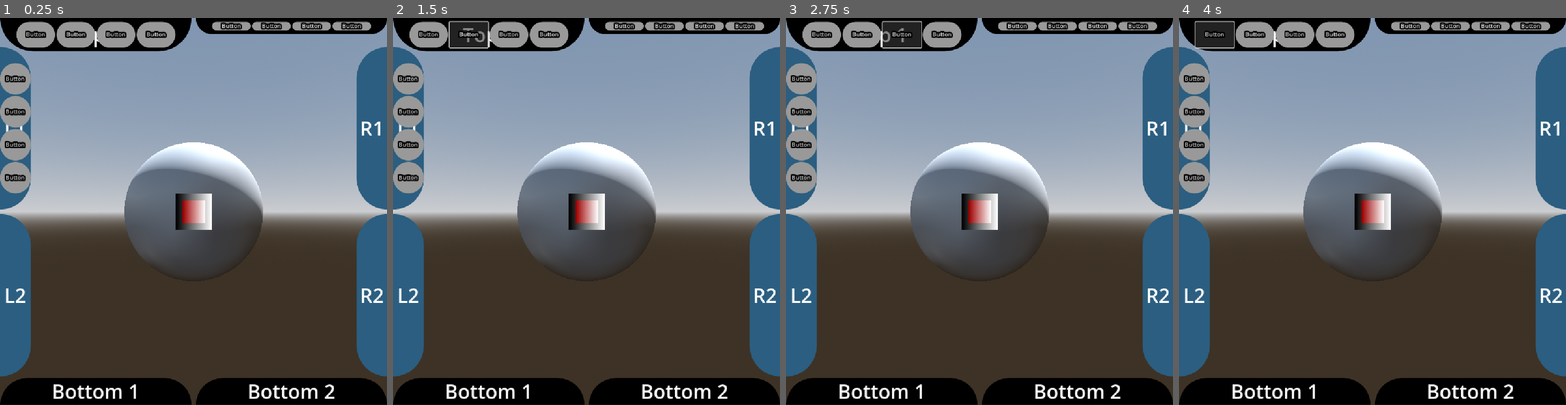
Above: before the commit, frames 1-4 (left to right).
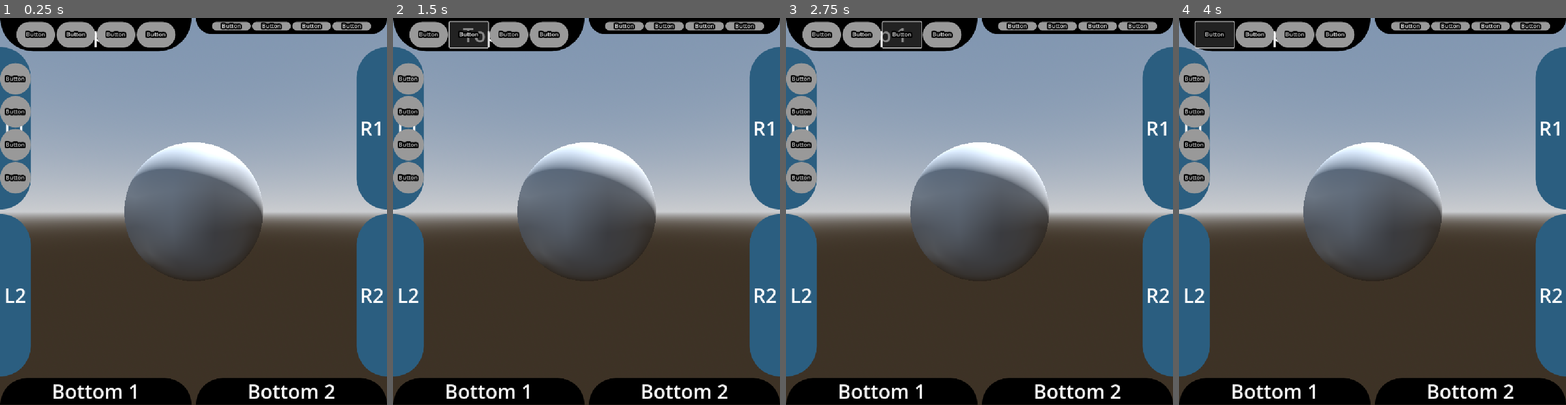
Above: after the commit, the same moments.

Repository: HyperGameDev/mobile_template
Game: Godot game, scene res://3D_Scene.tscn
Two runs of this game, one before a commit and one after it. Both use one fixed random seed, a clock stepped at 60 frames per second and the inputs below.
Inputs:
- Up to frame 1 (0.25 s): no input
- Up to frame 2 (1.5 s): click "Button" at 0.5 s; click "Button" at 1.25 s
- Up to frame 3 (2.75 s): click "Button" at 2 s
- Up to frame 4 (4 s): click "Button" at 2.75 s; click "Button" at 3.5 s

The runs differ from the first frame. In frame 1, 0.8% of the frame differs, in the area x 45-55%, y 45-55%; in frame 2, 0.8%; in frame 3, 0.8%; in frame 4, 0.8%.

Commit message:
Joystick has inversion settings, is a resource, it's great

Diff:
--- a/2D_Scene.tscn
+++ b/2D_Scene.tscn
@@ -1,7 +1,7 @@
-[gd_scene load_steps=7 format=3 uid="uid://b8wax5wkc4t06"]
+[gd_scene load_steps=6 format=3 uid="uid://b8wax5wkc4t06"]
 
 [ext_resource type="PackedScene" uid="uid://dgsem1bka8ixa" path="res://ui.tscn" id="1_qiypj"]
-[ext_resource type="PackedScene" uid="uid://c27fcy41rk11c" path="res://mobile_inputs.tscn" id="2_aeh7r"]
+[ext_resource type="Script" uid="uid://ddov6th4qs3e7" path="res://character_example_2D.gd" id="2_aeh7r"]
 
 [sub_resource type="Gradient" id="Gradient_aeh7r"]
 offsets = PackedFloat32Array(0)
@@ -10,12 +10,17 @@
 [sub_resource type="GradientTexture2D" id="GradientTexture2D_bkuh8"]
 gradient = SubResource("Gradient_aeh7r")
 
-[sub_resource type="Gradient" id="Gradient_qiypj"]
-
-[sub_resource type="GradientTexture2D" id="GradientTexture2D_aeh7r"]
-gradient = SubResource("Gradient_qiypj")
-width = 300
-height = 300
+[sub_resource type="StyleBoxFlat" id="StyleBoxFlat_qiypj"]
+bg_color = Color(0.697176, 0.718067, 1, 1)
+border_width_left = 20
+border_width_top = 20
+border_width_right = 20
+border_width_bottom = 20
+border_color = Color(0, 0, 0, 1)
+corner_radius_top_left = 100
+corner_radius_top_right = 100
+corner_radius_bottom_right = 100
+corner_radius_bottom_left = 100
 
 [node name="Node2D" type="Node2D"]
 
@@ -38,7 +43,7 @@
 grow_vertical = 2
 texture = SubResource("GradientTexture2D_bkuh8")
 
-[node name="MarginContainer" type="MarginContainer" parent="."]
+[node name="Character_Example_2D" type="MarginContainer" parent="."]
 anchors_preset = 8
 anchor_left = 0.5
 anchor_top = 0.5
@@ -50,13 +55,13 @@
 offset_bottom = 540.0
 grow_horizontal = 2
 grow_vertical = 2
+script = ExtResource("2_aeh7r")
 
-[node name="TextureRect" type="TextureRect" parent="MarginContainer"]
+[node name="Panel" type="Panel" parent="Character_Example_2D"]
+custom_minimum_size = Vector2(200, 200)
 layout_mode = 2
 size_flags_horizontal = 4
 size_flags_vertical = 4
-texture = SubResource("GradientTexture2D_aeh7r")
+theme_override_styles/panel = SubResource("StyleBoxFlat_qiypj")
 
 [node name="Camera2D" type="Camera2D" parent="."]
-
-[node name="Mobile_Inputs" parent="." instance=ExtResource("2_aeh7r")]
--- a/3D_Scene.tscn
+++ b/3D_Scene.tscn
@@ -1,7 +1,7 @@
 [gd_scene load_steps=7 format=3 uid="uid://dclluhaemgv1w"]
 
 [ext_resource type="PackedScene" uid="uid://dgsem1bka8ixa" path="res://ui.tscn" id="1_0eaod"]
-[ext_resource type="PackedScene" uid="uid://c27fcy41rk11c" path="res://mobile_inputs.tscn" id="2_hvquj"]
+[ext_resource type="Script" uid="uid://bu6uaeee8jiuv" path="res://character_example_3D.gd" id="2_hvquj"]
 
 [sub_resource type="ProceduralSkyMaterial" id="ProceduralSkyMaterial_h85dv"]
 sky_horizon_color = Color(0.662243, 0.671743, 0.686743, 1)
@@ -32,7 +32,6 @@
 [node name="Camera3D" type="Camera3D" parent="."]
 transform = Transform3D(1, 0, 0, 0, 1, 0, 0, 0, 1, 0, 0, 1.88128)
 
-[node name="MeshInstance3D" type="MeshInstance3D" parent="."]
+[node name="Character_Example_3D" type="MeshInstance3D" parent="."]
 mesh = SubResource("SphereMesh_aitlf")
-
-[node name="Mobile_Inputs" parent="." instance=ExtResource("2_hvquj")]
+script = ExtResource("2_hvquj")
--- /dev/null
+++ b/Mobile_Input/Mobile_Input_Config.gd
@@ -0,0 +1,25 @@
+class_name Mobile_Input_Config extends Resource
+
+@export var joystick_type: joystick_types
+enum joystick_types {
+	FLOATING, ##A single joystick appears wherever the player touches, and stays there until the next touch.
+	FLOATING_BOTTOM, ##A single joystick appears wherever the player touches if that touch is in the lower half of the screen, and it stays there until the next touch.
+	FLOATING_BOTTOM_LEFT, ##A single joystick appears wherever the player touches if that touch is in the bottom-left side of the screen.
+	FLOATING_BOTTOM_RIGHT, ##A single joystick appears wherever the player touches if that touch is in the bottom-right side of the screen.
+	FLOATING_DYNAMIC, ##A single joystick follows the player's touch constantly instead of staying put at the initial touch position.
+	#FIXED_CUSTOM_SINGLE, ##A single joystick is fixed to a custom position on the screen. This joystick will no longer float, but only respond if touched at its specific position.
+	#TWIN_FLOATING, ##A left joystick appears whenever the player touches anywhere on the left side of the screen; a right joystick appears whenever the player touches anywhere on the right side of the screen.
+	#TWIN_FLOATING_BOTTOM, ##Same as TWIN_FLOATING except only applies to the bottom half of the screen.
+	#TWIN_FIXED ##A left and right joystick are fixed to the screen and will not activate unless directly pressed.
+	#FIXED_CUSTOM_TWIN, ##A left and right joystick are fixed to custom positions on the screen. These joysticks will not float, but only respond if touched at their specific positions.
+	}
+
+@export var joystick_visibility: joystick_visibilities
+enum joystick_visibilities {
+	ON_TOUCH, ##Joystick only appears when the player is touching the screen,
+	ALWAYS, ##Joystick is always visible.
+	NEVER ##Joystick is never visible.
+	}
+
+@export var invert_y_axis: bool = false
+@export var movement_in_3D: bool = false
--- /dev/null
+++ b/Mobile_Input/Mobile_Input_Config.tres
@@ -0,0 +1,11 @@
+[gd_resource type="Resource" script_class="Mobile_Input_Config" load_steps=2 format=3 uid="uid://b5i4fwanajx0h"]
+
+[ext_resource type="Script" uid="uid://cfajmbvvdaqhx" path="res://Mobile_Input/Mobile_Input_Config.gd" id="1_qken3"]
+
+[resource]
+script = ExtResource("1_qken3")
+joystick_type = 0
+joystick_visibility = 0
+invert_y_axis = false
+movement_in_3D = true
+metadata/_custom_type_script = "uid://cfajmbvvdaqhx"
--- /dev/null
+++ b/character_example_2D.gd
@@ -0,0 +1,14 @@
+extends MarginContainer
+
+const SPEED: float = 300.
+
+var joystick_single_output: Vector2
+
+func _ready() -> void:
+	MobileInputs.joystick_single_output.connect(_on_joystick_single_output)
+
+func _physics_process(delta: float) -> void:
+	global_position += joystick_single_output * SPEED * delta
+
+func _on_joystick_single_output(pressured_direction:Vector2) -> void:
+	joystick_single_output = pressured_direction
--- /dev/null
+++ b/character_example_3D.gd
@@ -0,0 +1,15 @@
+extends Node3D
+
+const SPEED: float = 1.
+
+var joystick_single_output: Vector2
+
+func _ready() -> void:
+	MobileInputs.joystick_single_output.connect(_on_joystick_single_output)
+
+func _physics_process(delta: float) -> void:
+	global_position.x += joystick_single_output.x * SPEED * delta
+	global_position.y += joystick_single_output.y * SPEED * delta
+
+func _on_joystick_single_output(pressured_direction:Vector2) -> void:
+	joystick_single_output = pressured_direction
--- a/mobile_inputs.gd
+++ b/mobile_inputs.gd
@@ -1,25 +1,9 @@
 extends CanvasLayer
 
-@export var joystick_type: joystick_types
-enum joystick_types {
-	FLOATING, ##A single joystick appears wherever the player touches, and stays there until the next touch.
-	FLOATING_BOTTOM, ##A single joystick appears wherever the player touches if that touch is in the lower half of the screen, and it stays there until the next touch.
-	FLOATING_BOTTOM_LEFT, ##A single joystick appears wherever the player touches if that touch is in the bottom-left side of the screen.
-	FLOATING_BOTTOM_RIGHT, ##A single joystick appears wherever the player touches if that touch is in the bottom-right side of the screen.
-	FLOATING_DYNAMIC, ##A single joystick follows the player's touch constantly instead of staying put at the initial touch position.
-	#FIXED_CUSTOM_SINGLE, ##A single joystick is fixed to a custom position on the screen. This joystick will no longer float, but only respond if touched at its specific position.
-	#TWIN_FLOATING, ##A left joystick appears whenever the player touches anywhere on the left side of the screen; a right joystick appears whenever the player touches anywhere on the right side of the screen.
-	#TWIN_FLOATING_BOTTOM, ##Same as TWIN_FLOATING except only applies to the bottom half of the screen.
-	#TWIN_FIXED ##A left and right joystick are fixed to the screen and will not activate unless directly pressed.
-	#FIXED_CUSTOM_TWIN, ##A left and right joystick are fixed to custom positions on the screen. These joysticks will not float, but only respond if touched at their specific positions.
-	}
+@warning_ignore_start("unused_signal")
+signal joystick_single_output(delta:float,pressured_direction:Vector2)
 
-@export var joystick_visibility: joystick_visibilities
-enum joystick_visibilities {
-	ON_TOUCH, ##Joystick only appears when the player is touching the screen,
-	ALWAYS, ##Joystick is always visible.
-	NEVER ##Joystick is never visible.
-	}
+var mobile_input_config: Mobile_Input_Config = load("res://Mobile_Input/Mobile_Input_Config.tres")
 
 var input_array: Array[PackedScene] = [
 	load("res://touch_joystick.tscn"),
@@ -29,30 +13,30 @@
 	setup_joystick()
 
 func setup_joystick() -> void:
-	match joystick_visibility:
-		joystick_visibilities.ON_TOUCH:
+	match mobile_input_config.joystick_visibilities:
+		mobile_input_config.joystick_visibilities.ON_TOUCH:
 			%Touch_Joystick.visibility = %Touch_Joystick.visibilities.TOUCH
-		joystick_visibilities.ALWAYS:
+		mobile_input_config.joystick_visibilities.ALWAYS:
 			%Touch_Joystick.visibility = %Touch_Joystick.visibilities.ALWAYS
-		joystick_visibilities.NEVER:
+		mobile_input_config.joystick_visibilities.NEVER:
 			%Touch_Joystick.visibility = %Touch_Joystick.visibilities.NEVER
 
 	%Touch_Joystick.set_visibility(false)
 
-	match joystick_type:
-		joystick_types.FLOATING:
+	match mobile_input_config.joystick_type:
+		mobile_input_config.joystick_types.FLOATING:
 			%Touch_Joystick.pos_type = %Touch_Joystick.pos_types.FLOATING
 			%Touch_Joystick.float_type = %Touch_Joystick.float_types.FULL
-		joystick_types.FLOATING_BOTTOM:
+		mobile_input_config.joystick_types.FLOATING_BOTTOM:
 			%Touch_Joystick.pos_type = %Touch_Joystick.pos_types.FLOATING
 			%Touch_Joystick.float_type = %Touch_Joystick.float_types.BOTTOM
-		joystick_types.FLOATING_BOTTOM_LEFT:
+		mobile_input_config.joystick_types.FLOATING_BOTTOM_LEFT:
 			%Touch_Joystick.pos_type = %Touch_Joystick.pos_types.FLOATING
 			%Touch_Joystick.float_type = %Touch_Joystick.float_types.BOTTOM_LEFT
-		joystick_types.FLOATING_BOTTOM_RIGHT:
+		mobile_input_config.joystick_types.FLOATING_BOTTOM_RIGHT:
 			%Touch_Joystick.pos_type = %Touch_Joystick.pos_types.FLOATING
 			%Touch_Joystick.float_type = %Touch_Joystick.float_types.BOTTOM_RIGHT
-		joystick_types.FLOATING_DYNAMIC:
+		mobile_input_config.joystick_types.FLOATING_DYNAMIC:
 			%Touch_Joystick.pos_type = %Touch_Joystick.pos_types.FLOATING
 			%Touch_Joystick.base_mode = %Touch_Joystick.base_modes.DYNAMIC
 
--- a/mobile_inputs.tscn
+++ b/mobile_inputs.tscn
@@ -5,8 +5,6 @@
 
 [node name="Mobile_Inputs" type="CanvasLayer"]
 script = ExtResource("1_1qr43")
-joystick_type = 4
-joystick_visibility = 1
 
 [node name="Touch_Joystick" parent="." instance=ExtResource("2_1qr43")]
 unique_name_in_owner = true
--- a/project.godot
+++ b/project.godot
@@ -14,6 +14,10 @@
 run/main_scene="uid://dclluhaemgv1w"
 config/features=PackedStringArray("4.4", "GL Compatibility")
 config/icon="res://icon.svg"
+
+[autoload]
+
+MobileInputs="*res://mobile_inputs.tscn"
 
 [debug]
 
--- a/touch_joystick.gd
+++ b/touch_joystick.gd
@@ -18,20 +18,24 @@
 var radius = 35
 
 func _input(event):
-	#print(get_direction())
+	MobileInputs.joystick_single_output.emit(get_direction())
 	if event is InputEventScreenTouch:
 		if event.is_pressed():
 			check_joystick_type(event)
-			set_visibility(true)
+			if touch_is_in_region(event.position):
+				set_visibility(true)
 		else:
 			center_joystick_to_screen()
-			set_visibility(false)
+			if touch_is_in_region(event.position):
+				set_visibility(false)
 
 	elif event is InputEventScreenDrag:
 		if event.pressure:
-			set_visibility(true)
+			if touch_is_in_region(event.position):
+				set_visibility(true)
 		else:
-			set_visibility(false)
+			if touch_is_in_region(event.position):
+				set_visibility(false)
 		var base_center = %Base.position + %Base.texture.get_size() / 2
 
 		match base_mode:
@@ -53,7 +57,14 @@
 func get_direction() -> Vector2:
 	var base_center: Vector2 = %Base.position + %Base.texture.get_size() / 2
 	var tracker_center: Vector2 = %Tracker.global_position + %Tracker.texture.get_size() / 2
-	return (tracker_center - base_center).normalized()
+	var direction: Vector2 = (tracker_center - base_center).normalized()
+	if MobileInputs.mobile_input_config.invert_y_axis:
+		if not MobileInputs.mobile_input_config.movement_in_3D:
+			direction.y *= -1
+	else:
+		if  MobileInputs.mobile_input_config.movement_in_3D:
+			direction.y *= -1
+	return direction
 
 func set_visibility(make_visible:bool) -> void:
 	if make_visible:
--- a/ui.gd
+++ b/ui.gd
@@ -1,5 +1,4 @@
 extends CanvasLayer
-
 
 func _ready() -> void:
 	#offset correction for 2D projects
Not shown, added: Mobile_Input/Mobile_Input_Config.gd.uid
Not shown, added: character_example_2D.gd.uid
Not shown, added: character_example_3D.gd.uid
